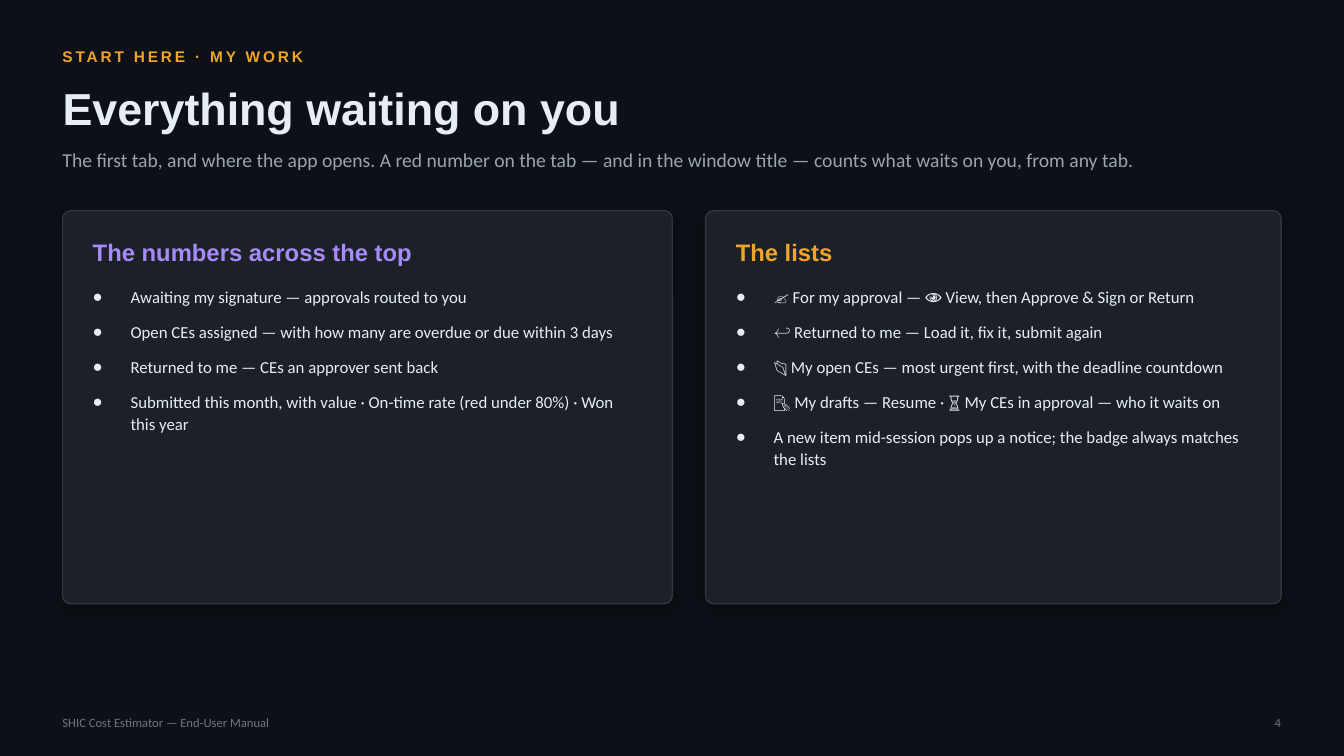
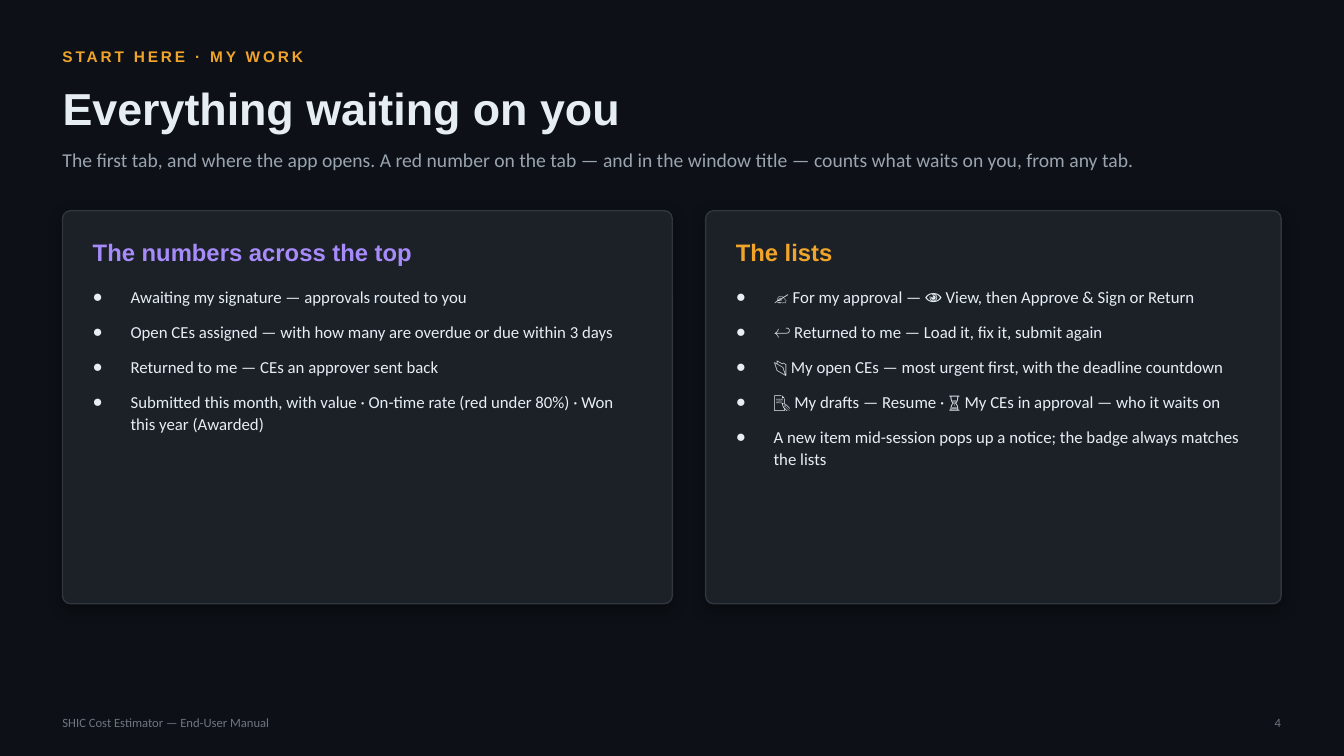
Before and after one commit to SYNERCORE/CostEstimation, a slide deck: slide 4 of docs/SHIC-Cost-Estimator-User-Manual.pptx. Drawn at 1344x756 pixels with LibreOffice and Linux fonts; fonts in the diff are those of the drawing. Boxes give left, top, right and bottom in pixels: in the first picture for what was removed or moved away, otherwise in the second. Text is boxed around its words. In the diff, an @@ line names an element or a change of style, - is before the commit and + after.

```diff
--- a/docs/SHIC-Cost-Estimator-User-Manual.pptx
+++ b/docs/SHIC-Cost-Estimator-User-Manual.pptx
@@ text at (131,396,613,433): text changed @@
-● Submitted this month, with value · On-time rate (red under 80%) · Won this year
+● Submitted this month, with value · On-time rate (red under 80%) · Won this year (Awarded)
```
Also in this commit, not shown: 4 other slides changed.
